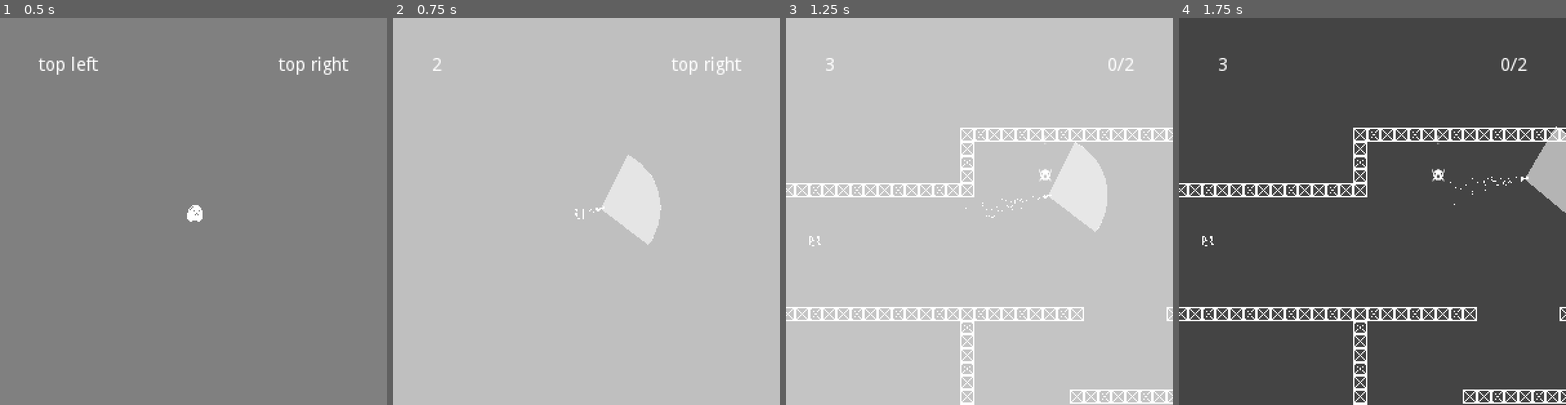
Above: before the commit, frames 1-4 (left to right).
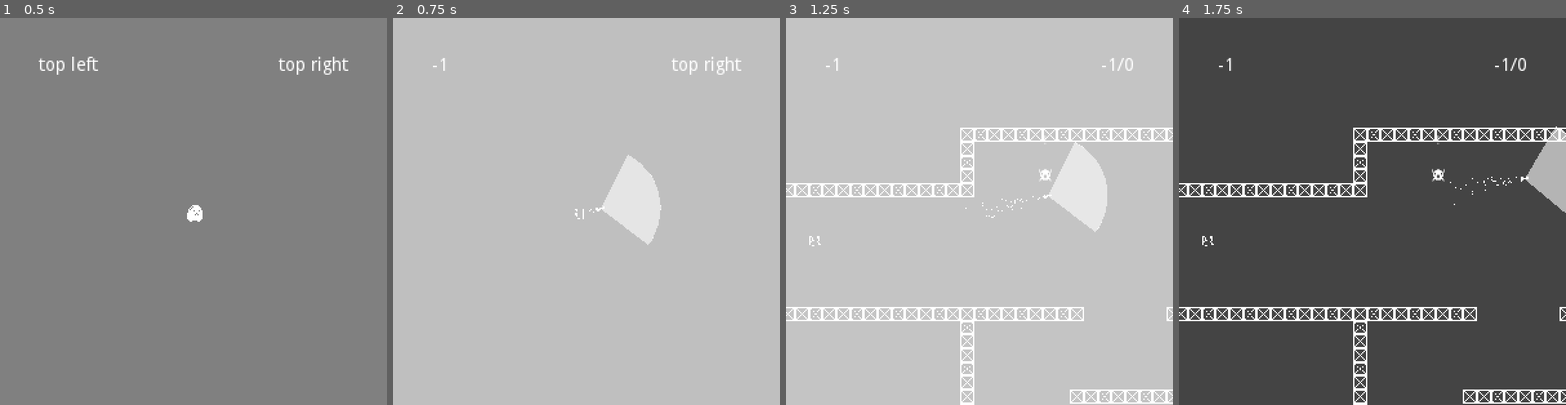
Above: after the commit, the same moments.

Repository: theowiik/PITCH-BLACK
Game: Godot game, scene res://scenes/Game.tscn
Two runs of this game, one before a commit and one after it. Both use one fixed random seed, a clock stepped at 60 frames per second and the inputs below.
Inputs (mouse positions are in pixels of both pictures, inside the frame that each line leads up to):
- Up to frame 1 (0.5 s): no input
- Up to frame 2 (0.75 s): move the mouse to (671, 192) at 0.52 s; hold D (right) from 0.53 s (still down); right-click (671, 192) at 0.6 s
- Up to frame 3 (1.25 s): keep holding D (right)
- Up to frame 4 (1.75 s): move the mouse to (1295, 230) at 1.27 s; release D (right) at 1.28 s; hold S (down) from 1.28 s (still down); click (1295, 230) at 1.35 s

Frame 1 is identical in both runs. In frame 2, less than 0.1% of the frame differs, in the area x 10-14%, y 10-14%; in frame 3, 0.1%; in frame 4, 0.2%, in the area x 10-90%, y 10-14%.

Commit message:
add sound effects

Diff:
--- a/scenes/actors/Enemy.tscn
+++ b/scenes/actors/Enemy.tscn
@@ -1,8 +1,9 @@
-[gd_scene load_steps=7 format=2]
+[gd_scene load_steps=8 format=2]
 
 [ext_resource path="res://scenes/actors/Actor.tscn" type="PackedScene" id=1]
 [ext_resource path="res://scripts/Enemy.gd" type="Script" id=2]
 [ext_resource path="res://assets/enemy.png" type="Texture" id=3]
+[ext_resource path="res://assets/sfx/enemy_hidden_walk.wav" type="AudioStream" id=4]
 
 [sub_resource type="Animation" id=1]
 resource_name = "chocked"
@@ -73,6 +74,9 @@
 [node name="IndicatorTimer" type="Timer" parent="." index="9"]
 wait_time = 0.25
 one_shot = true
+
+[node name="HiddenWalkPlayer" type="AudioStreamPlayer2D" parent="." index="10"]
+stream = ExtResource( 4 )
 [connection signal="timeout" from="RevealTime" to="." method="_on_RevealTime_timeout"]
 [connection signal="body_entered" from="DetectionArea" to="." method="_on_DetectionArea_body_entered"]
 [connection signal="body_entered" from="DamageArea" to="." method="_on_DamageArea_body_entered"]
--- a/scripts/Enemy.gd
+++ b/scripts/Enemy.gd
@@ -28,6 +28,7 @@
 		instance.emitting = true
 		emit_signal("indicate_walk", instance)
 		$IndicatorTimer.start()
+		if not detected: $HiddenWalkPlayer.play()
 
 	if $NavigationRate.is_stopped():
 		emit_signal("request_path", global_position, player.global_position, self)
@@ -80,8 +81,16 @@
 		var instance = death_effect.instance()
 		instance.global_position = global_position
 		instance.emitting = true
+		add_death_player()
 		get_parent().add_child(instance)
 		queue_free()
+
+func add_death_player() -> void:
+		var d_player: AudioStreamPlayer2D = AudioStreamPlayer2D.new()
+		d_player.stream = load("res://assets/sfx/death.wav")
+		d_player.play()
+		get_parent().add_child(d_player)
+		d_player.global_position = global_position
 
 func _on_DetectionArea_body_entered(body):
 	if body is Player:
--- a/scripts/Game.gd
+++ b/scripts/Game.gd
@@ -82,8 +82,10 @@
 	teleporter.connect("teleporter_entered", self, "next_room")
 
 	# HUD
-	hud.set_rockets(player.rockets)
-	hud.set_enemies(0, instance.get_total_enemies())
+	hud.rockets = player.rockets
+	hud.discovered = 0
+	hud.total_enemies = instance.get_total_enemies()
+	hud.update()
 
 	# Fade and continue process
 	camera.smoothing_enabled = false
@@ -93,7 +95,7 @@
 	$Transition.fade_out()
 
 func on_discovered() -> void:
-	hud.set_enemies(0, 2)
+	hud.decrease_discovered()
 
 func on_request_path(from: Vector2, to: Vector2, who: Enemy) -> void:
 	var level: LevelTemplate = $Level.get_child(0)
@@ -123,7 +125,7 @@
 	add_child(projectile)
 
 func on_rocket_added() -> void:
-	$HUD.set_rockets(player.rockets)
+	hud.decrease_rockets()
 	set_high_fov()
 	var instance = rocket.instance()
 	player.remove_child(camera)
--- a/scripts/HUD.gd
+++ b/scripts/HUD.gd
@@ -2,8 +2,24 @@
 
 class_name HUD
 
-func set_rockets(rockets: int) -> void:
+var discovered: int = 0
+var total_enemies: int = 0
+var rockets: int = 0
+
+func decrease_discovered() -> void:
+	discovered -= 1
+	update_enemies()
+
+func decrease_rockets() -> void:
+	rockets -= 1
+	update_rockets()
+
+func update() -> void:
+	update_enemies()
+	update_enemies()
+
+func update_rockets() -> void:
 	$HBoxContainer/VBoxContainer/Rockets.text = str(rockets)
 
-func set_enemies(discovered: int, total: int) -> void:
-	$HBoxContainer/VBoxContainer2/Enemies.text = str(discovered) + "/" + str(total)
+func update_enemies() -> void:
+	$HBoxContainer/VBoxContainer2/Enemies.text = str(discovered) + "/" + str(total_enemies)
Not shown, added: assets/sfx/death.wav.import
Not shown, added: assets/sfx/enemy_hidden_walk.wav.import
Not shown, added: assets/sfx/death.wav
Not shown, added: assets/sfx/enemy_hidden_walk.wav
